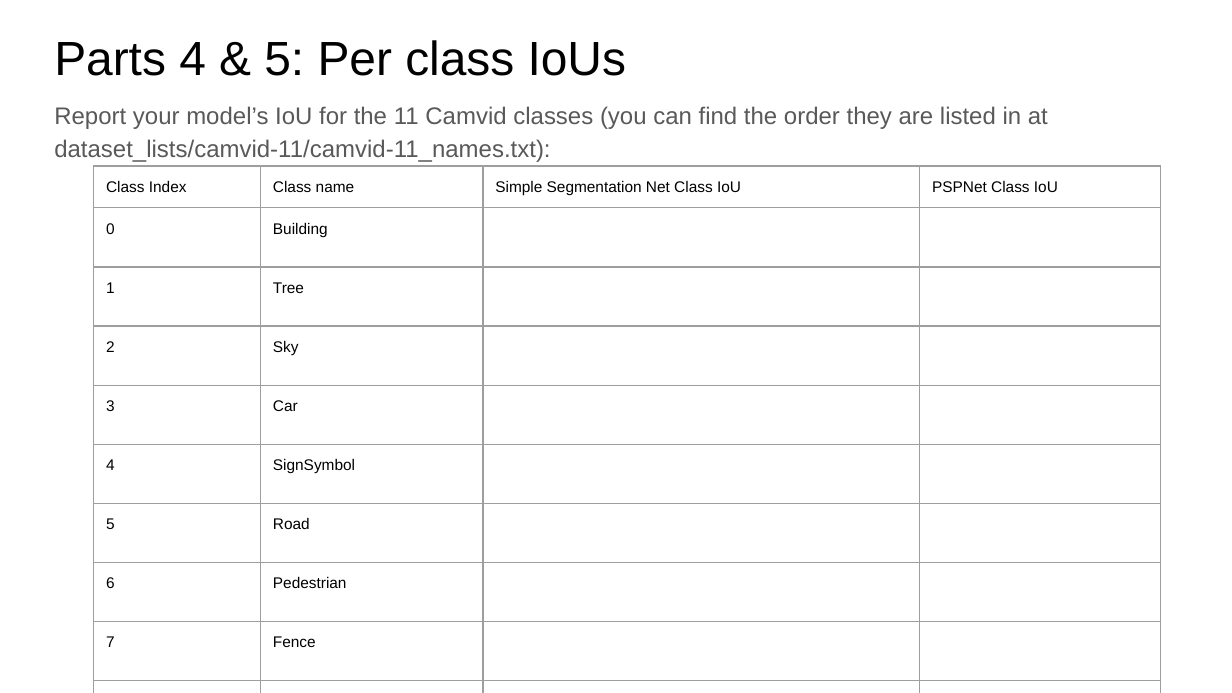
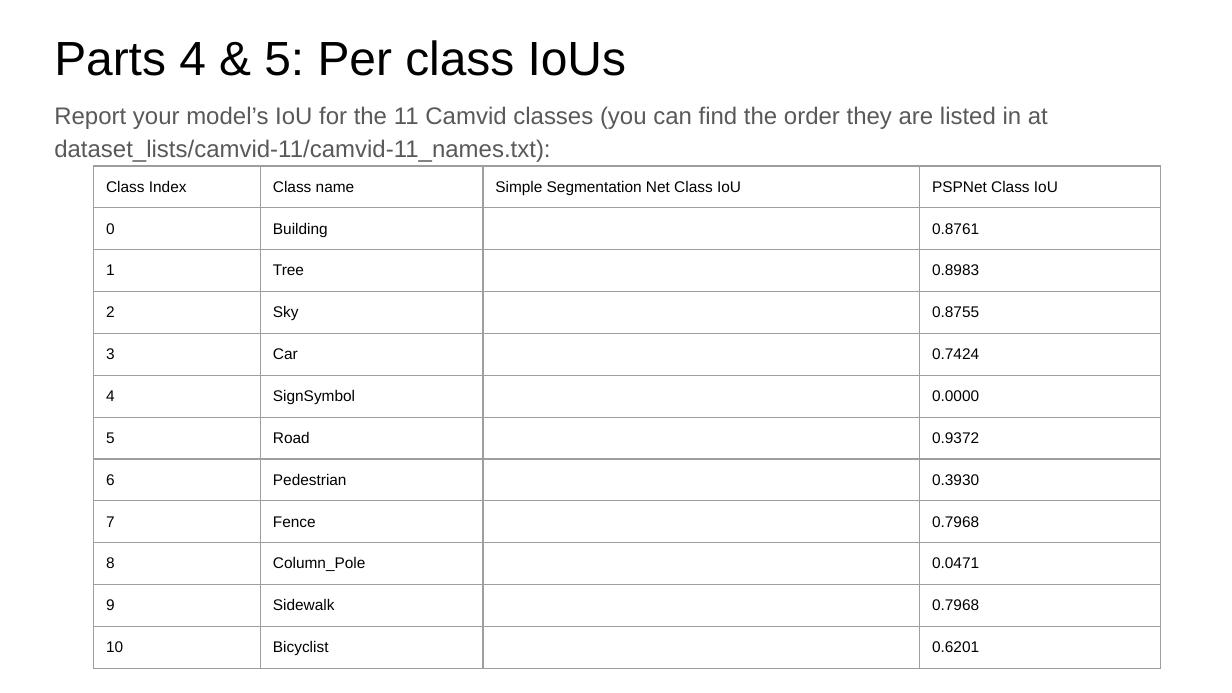
Before and after one commit to josh-ing/Semantic_Segmentation_project, a slide deck: slide 3 of proj5_report.pptx. Drawn at 1232x693 pixels with LibreOffice and Linux fonts; fonts in the diff are those of the drawing. Boxes give left, top, right and bottom in pixels: in the first picture for what was removed or moved away, otherwise in the second. Text is boxed around its words. In the diff, an @@ line names an element or a change of style, - is before the commit and + after.

```diff
--- a/proj5_report.pptx
+++ b/proj5_report.pptx
@@ table at box(94, 166, 1162, 684) @@
-row 2, column 4: 
+row 2, column 4: 0.8761
-row 3, column 4: 
+row 3, column 4: 0.8983
-row 4, column 4: 
+row 4, column 4: 0.8755
-row 5, column 4: 
+row 5, column 4: 0.7424
-row 6, column 4: 
+row 6, column 4: 0.0000
-row 7, column 4: 
+row 7, column 4: 0.9372
-row 8, column 4: 
+row 8, column 4: 0.3930
-row 9, column 4: 
+row 9, column 4: 0.7968
-row 10, column 4: 
+row 10, column 4: 0.0471
-row 11, column 4: 
+row 11, column 4: 0.7968
-row 12, column 4: 
+row 12, column 4: 0.6201
```
Also in this commit, not shown: 4 other slides changed.
